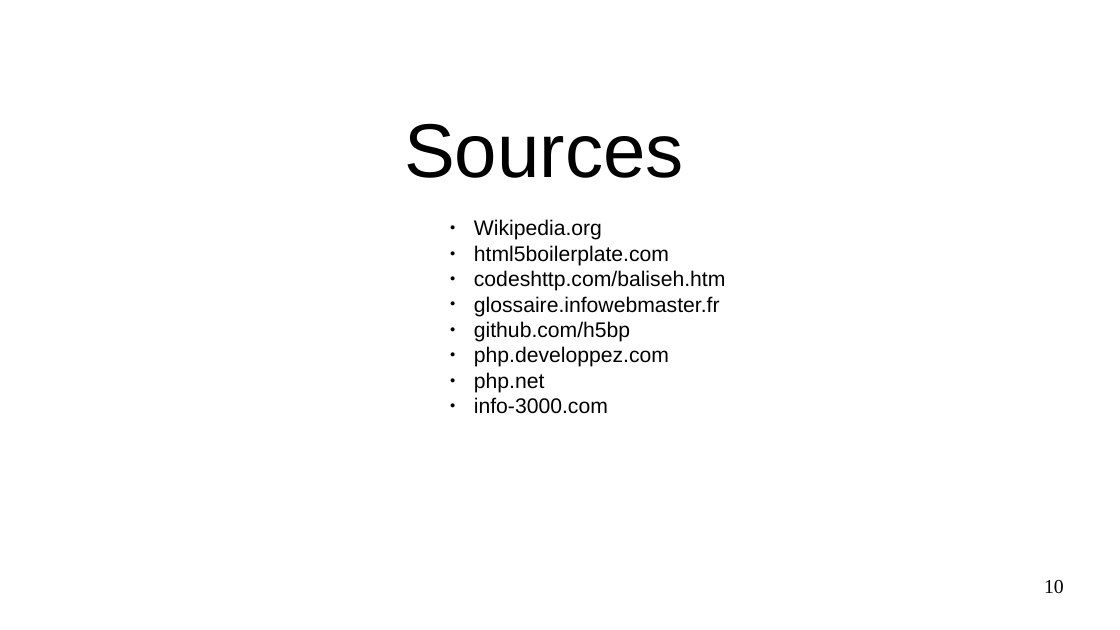
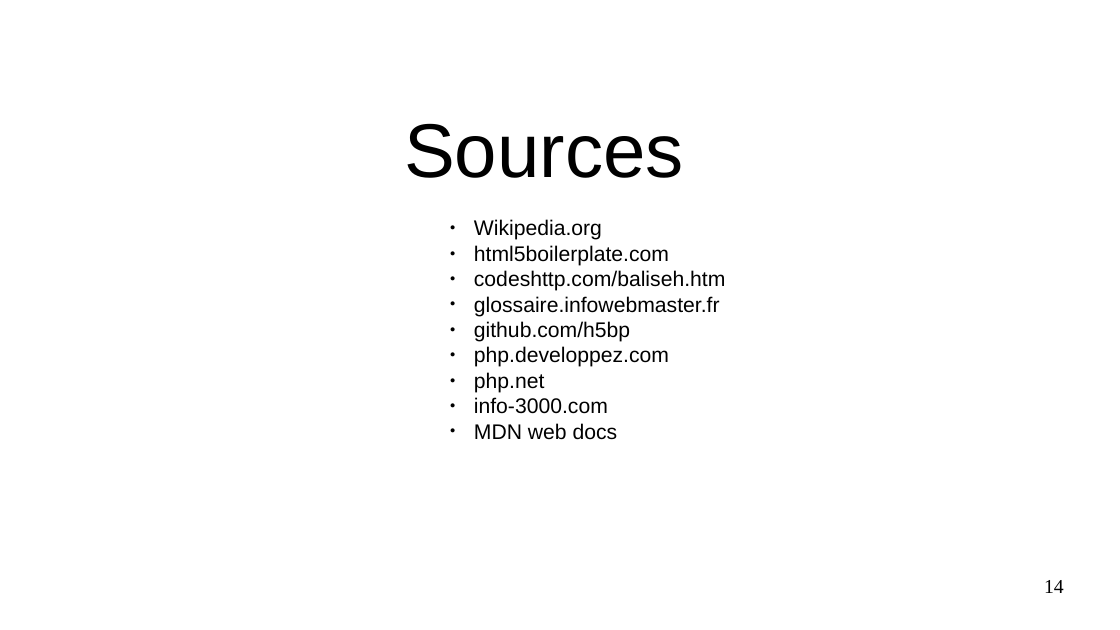
Before and after one commit to dclkent1parker/PresentationLangages, a slide deck: slide 14 of final.odp (slide 10 before the commit). Drawn at 1120x630 pixels with LibreOffice and Linux fonts; fonts in the diff are those of the drawing. Boxes give left, top, right and bottom in pixels: in the first picture for what was removed or moved away, otherwise in the second. Text is boxed around its words. In the diff, an @@ line names an element or a change of style, - is before the commit and + after.

Commit message:
add final

```diff
--- a/final.odp
+++ b/final.odp
@@ text at box(474, 423, 618, 440): paragraph added @@
+● MDN web docs
@@ page number at box(1044, 580, 1064, 593): text changed @@
-10
+14
```
Also in this commit, not shown: 4 other slides changed, 4 slides added.
